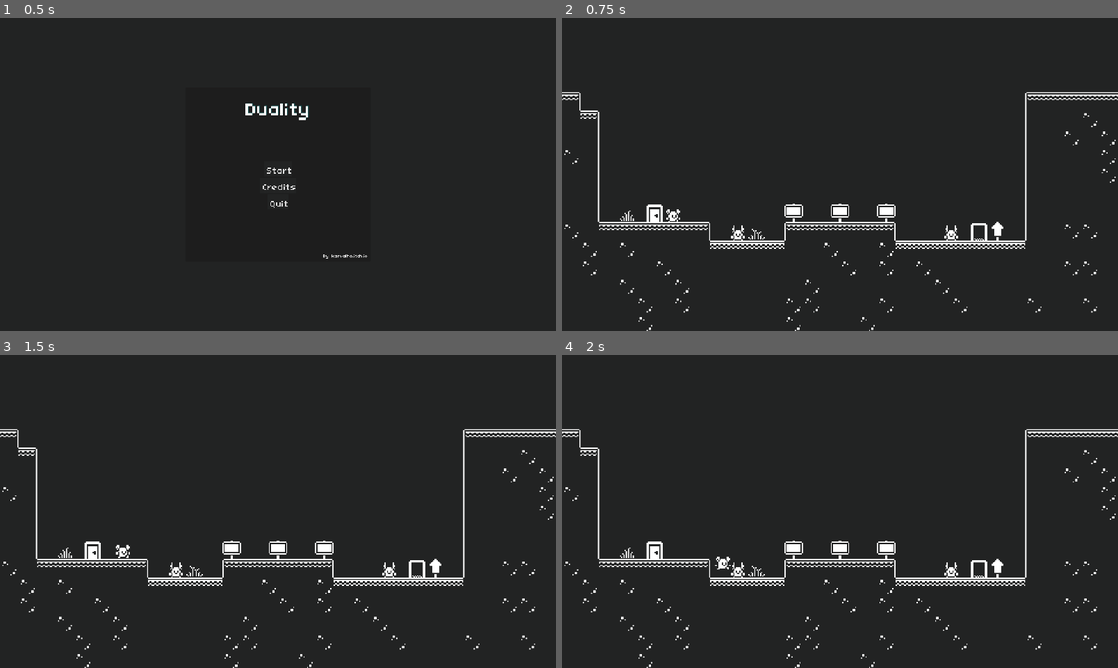
Above: before the commit, frames 1-4 (two rows, left to right).
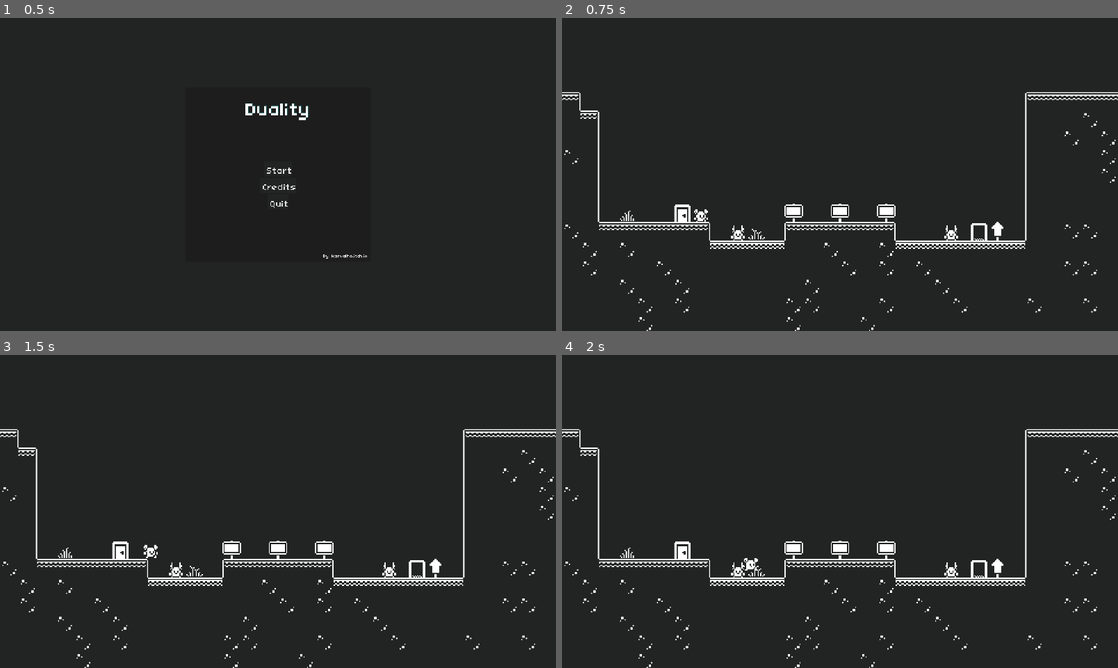
Above: after the commit, the same moments.

Repository: jrenato/duality
Game: Godot game, scene res://UI/main_menu.tscn
The game is run twice, just before and just after one commit, with the same random seed, the same clock (stepped at 60 frames per second) and the same inputs.
Inputs:
- Up to frame 1 (0.5 s): no input
- Up to frame 2 (0.75 s): click "Start" at 0.5 s
- Up to frame 3 (1.5 s): tap Enter at 1.25 s; hold D (move_right) from 1.28 s (still down); tap E (interact) at 1.35 s
- Up to frame 4 (2 s): keep holding D (move_right); tap Space (jump) at 1.52 s

Frame 1 is identical in both runs. In frame 2, 0.4% of the frame differs, in the area x 15-27%, y 59-66%; in frame 3, 0.3%; in frame 4, 0.4%, in the area x 15-36%, y 59-69%.

Commit message:
Updated the door location in level 01

Diff:
--- a/World/Levels/level01.tscn
+++ b/World/Levels/level01.tscn
@@ -35,7 +35,7 @@
 format = 2
 
 [node name="SpawnPoint" parent="." instance=ExtResource("8_o4n8y")]
-position = Vector2(80, 168)
+position = Vector2(104, 168)
 
 [node name="ExitDoor" parent="." instance=ExtResource("8_rehrj")]
 position = Vector2(360, 184)
